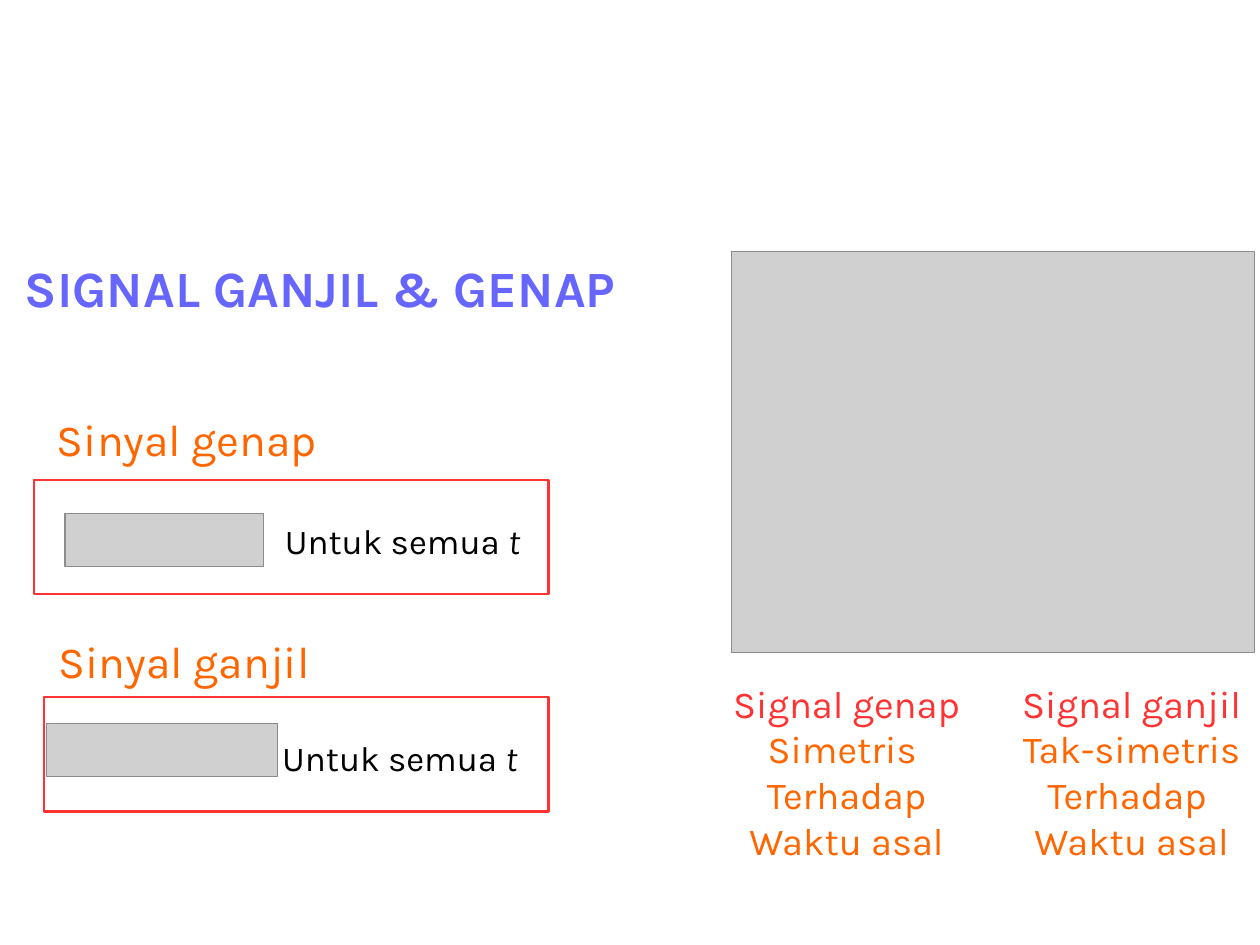
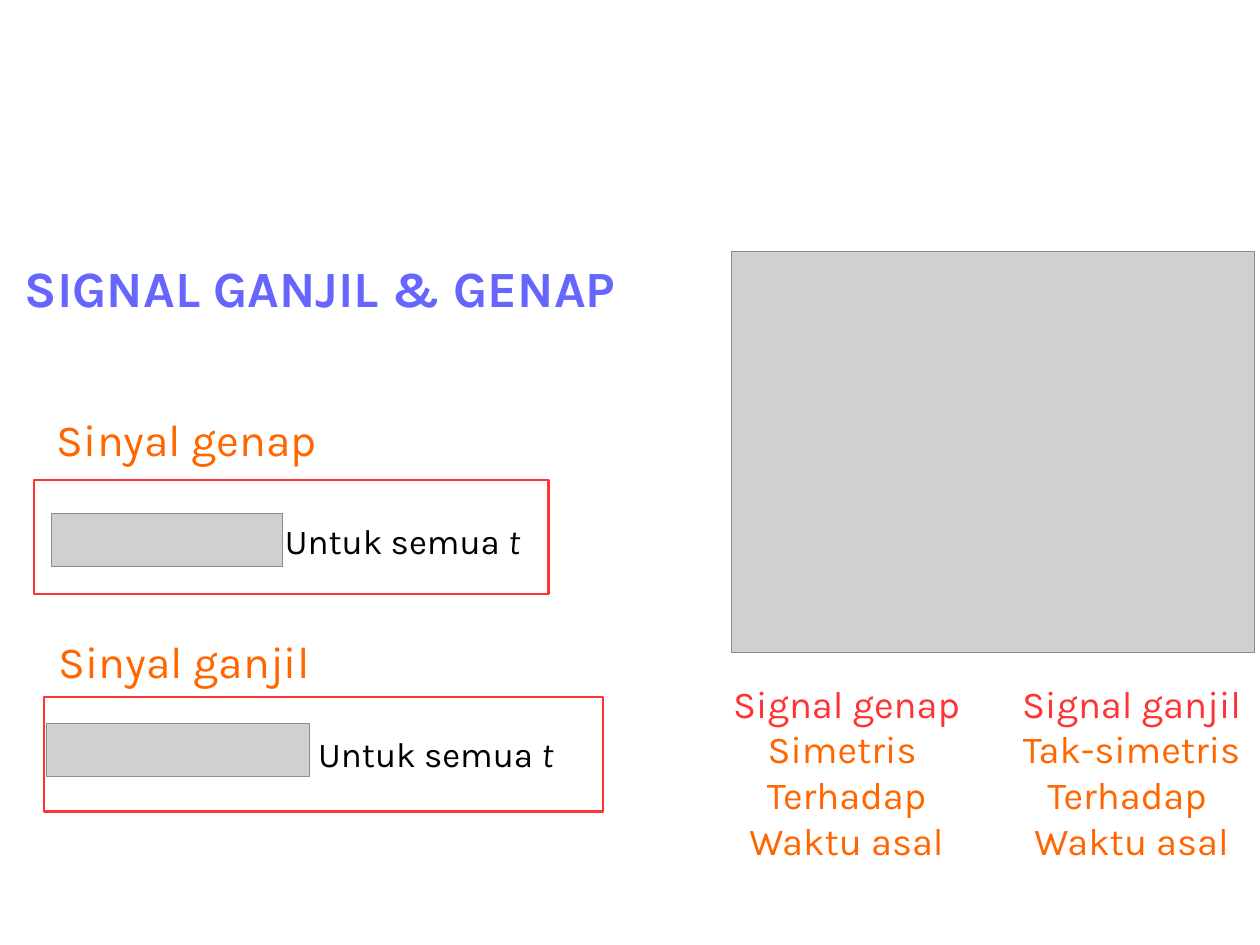
Before and after one commit to bagustris/sinyalsistem, a slide deck: slide 13 of slides/Lect1_SinyalSistem2.odp. Drawn at 1260x945 pixels with LibreOffice and Linux fonts; fonts in the diff are those of the drawing; grey boxes stand for pictures; background and template pictures are left out. Boxes give left, top, right and bottom in pixels: in the first picture for what was removed or moved away, otherwise in the second. Text is boxed around its words. In the diff, an @@ line names an element or a change of style, - is before the commit and + after.

```diff
--- a/slides/Lect1_SinyalSistem2.odp
+++ b/slides/Lect1_SinyalSistem2.odp
@@ picture resized from (x1=65, y1=513, x2=264, y2=566) to (x1=51, y1=513, x2=282, y2=566) @@
@@ rectangle resized from (x1=45, y1=697, x2=549, y2=812) to (x1=45, y1=697, x2=604, y2=812) @@
@@ picture resized from (x1=47, y1=724, x2=278, y2=776) to (x1=47, y1=724, x2=310, y2=776) @@
@@ text "Untuk semua t" moved from (x1=282, y1=747, x2=517, y2=772) to (x1=318, y1=743, x2=553, y2=768) @@
```
Also in this commit, not shown: 5 other slides changed, 5 other files.
